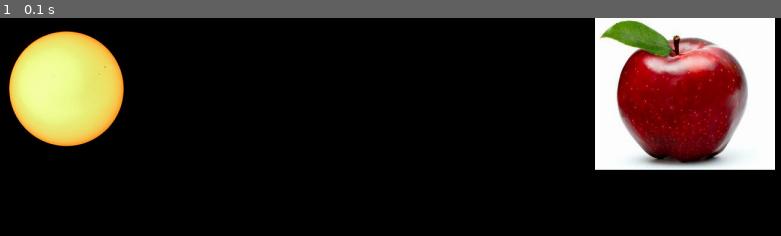
Above: before the commit, frame 1.
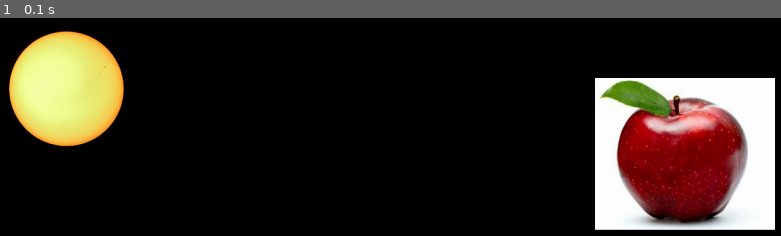
Above: after the commit, the same moment.

Repository: latuszek-piotr/gimnazjum-pygame
Game: pygame game, started from najprostszy.py
Two runs of this game, one before a commit and one after it. Both use one fixed random seed, a clock stepped at 60 frames per second and the inputs below. The source is Python 2; it was converted automatically to run under Python 3.
Inputs:
- Up to frame 1 (0.1 s): no input

The runs differ from the first frame. In frame 1, 20% of the frame differs, in the area x 76-100%, y 0-98%.

Commit message:
przesuniecie jablka na wspolrzedna Y=100

Diff:
--- a/najprostszy.py
+++ b/najprostszy.py
@@ -17,7 +17,7 @@
 grafika_jablko = pygame.image.load('jablko.jpg')
 # przypisanie grafiki do okreslonego miejsca ekranu
 screen.blit(grafika_slonca, (0,0))
-screen.blit(grafika_jablko, (1000,0))
+screen.blit(grafika_jablko, (1000,100))
 # pokaz grafike, odswiez zawartosc ekranu
 pygame.display.flip()
 
